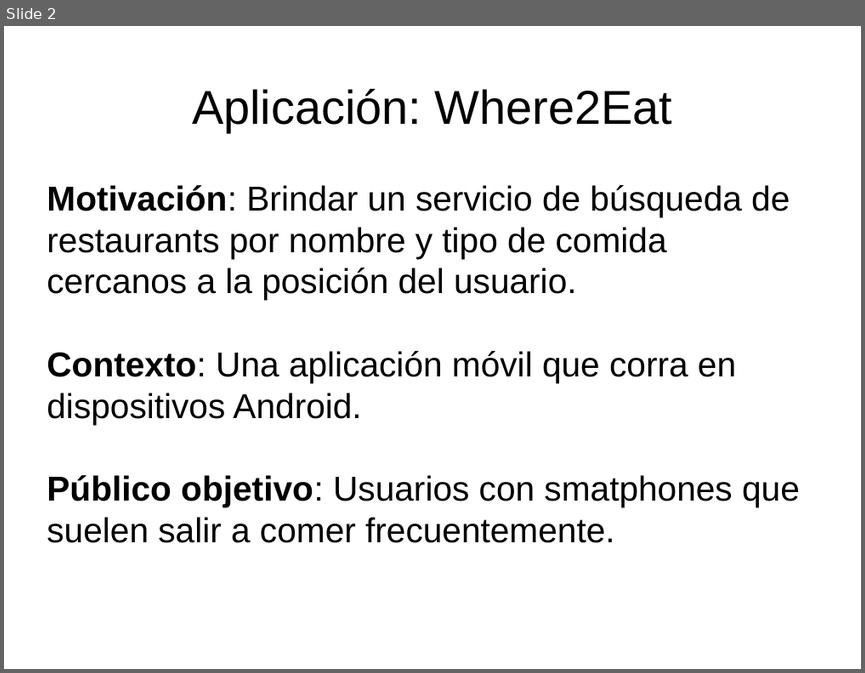
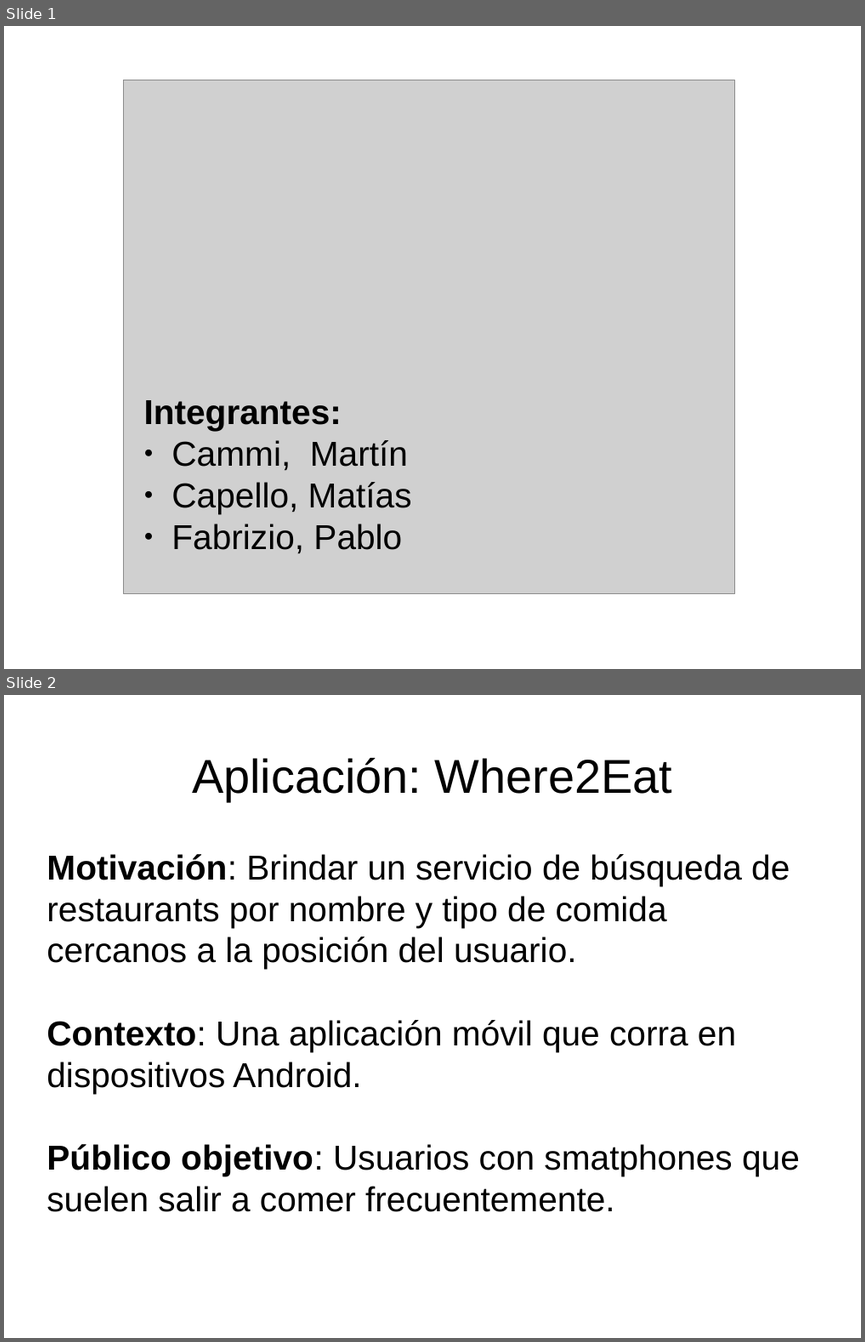
Before and after one commit to martincammi/computacionmovil-android, a slide deck: Where2Eat/dia/Presentacion.odp. Shown one above the other, each under a label of ours: slide 2 before the commit, slides 1 and 2 after it. The pictures are 865x673 and 865x1342 pixels, drawn with LibreOffice and Linux fonts; fonts in the diff are those of the drawing; grey boxes stand for pictures. Boxes give left, top, right and bottom in pixels: in the first picture for what was removed or moved away, otherwise in the second. Text is boxed around its words. In the diff, an @@ line names an element or a change of style, - is before the commit and + after.

Commit message:
Agregado de los nombres de los integrantes a la presentación.

```diff
--- a/Where2Eat/dia/Presentacion.odp
+++ b/Where2Eat/dia/Presentacion.odp
@@ slide 1 added at (4,26,861,669), background #FFFFFF @@
@@ picture added at (123,80,735,594) @@
@@ text added at (144,400,412,554), 32 pt, text #000000 @@
+Integrantes:
+● Cammi, Martín
+● Capello, Matías
+● Fabrizio, Pablo
```
Also in this commit, not shown: 1 slide removed, 3 other files.
